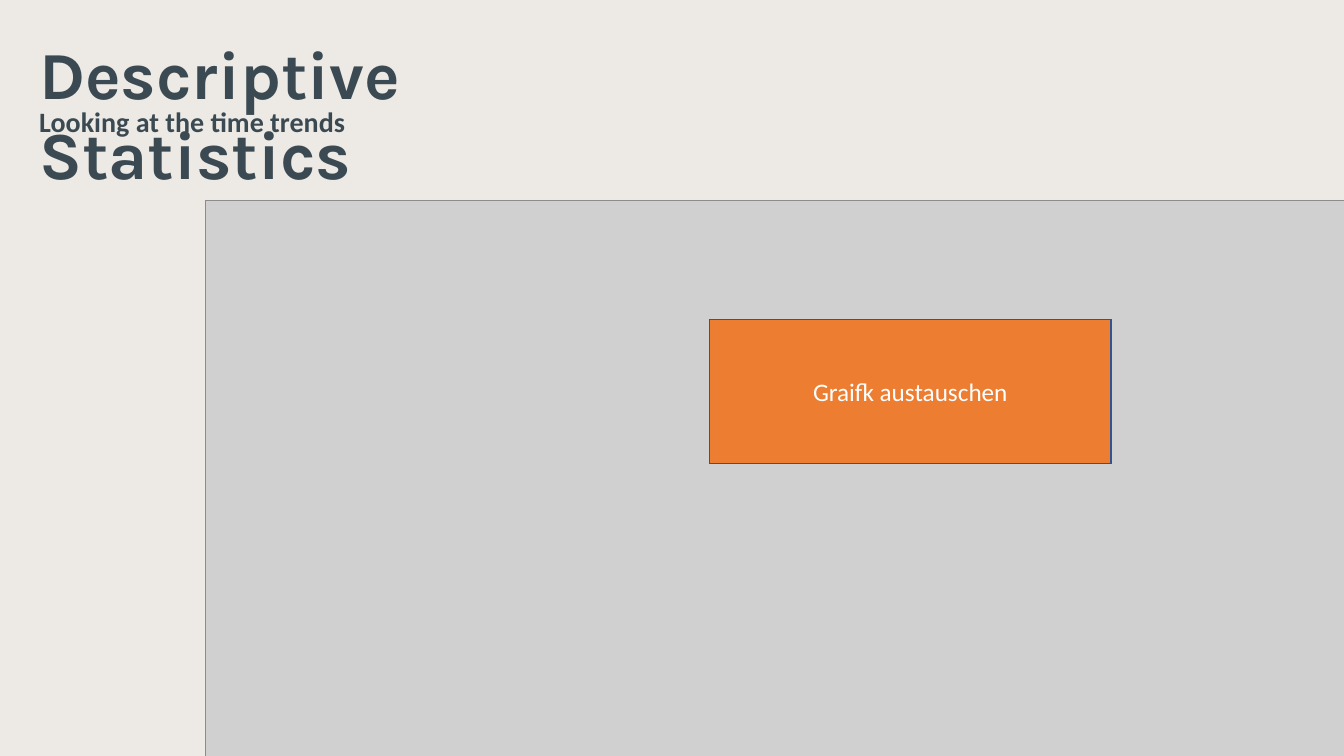
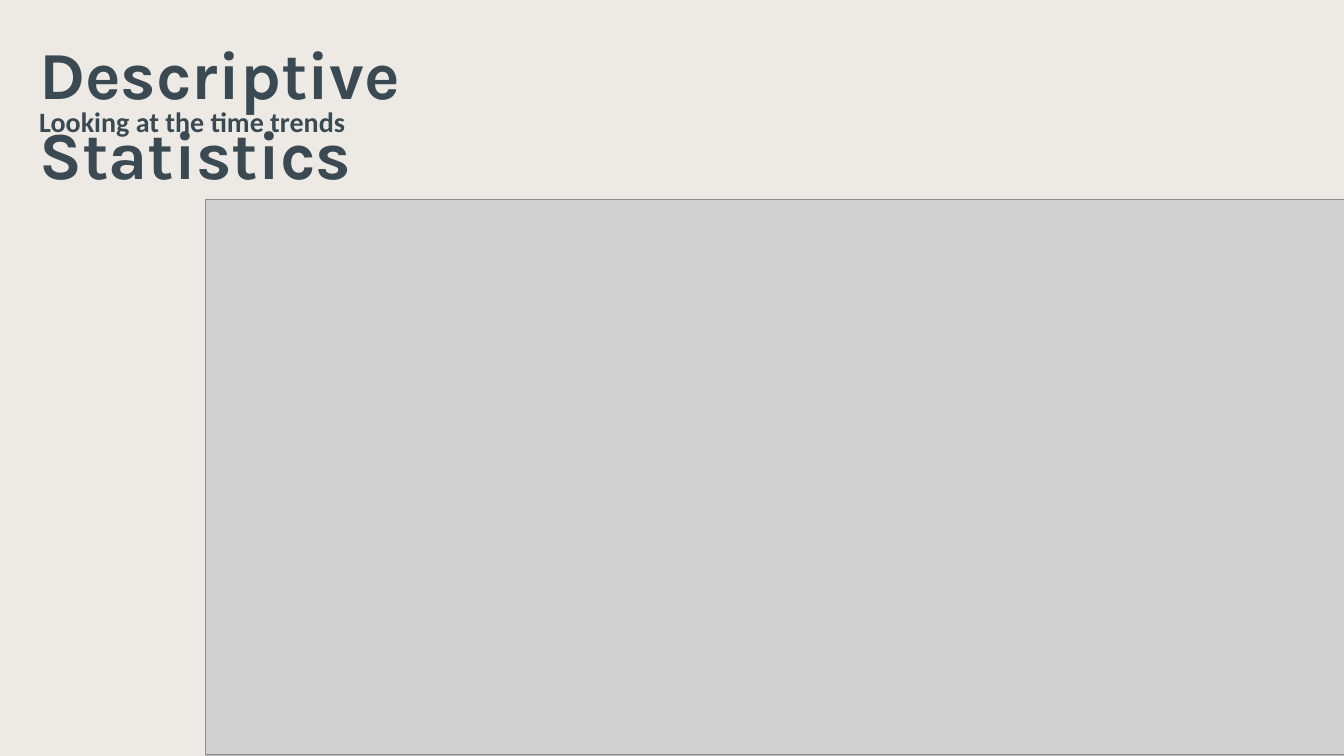
Before and after one commit to lemonhead94/urban_air_quality_jp, a slide deck: slide 10 of Studer_Koch_Urban_air_quality.pptx. Drawn at 1344x756 pixels with LibreOffice and Linux fonts; fonts in the diff are those of the drawing; grey boxes stand for pictures; background and template pictures are left out. Boxes give left, top, right and bottom in pixels: in the first picture for what was removed or moved away, otherwise in the second. Text is boxed around its words. In the diff, an @@ line names an element or a change of style, - is before the commit and + after.

```diff
--- a/Studer_Koch_Urban_air_quality.pptx
+++ b/Studer_Koch_Urban_air_quality.pptx
@@ rectangle removed at (710, 320, 1111, 464) @@
-Graifk austauschen
```
Also in this commit, not shown: 2 other slides changed, 2 slides added, 1 slide removed, 3 other files.
